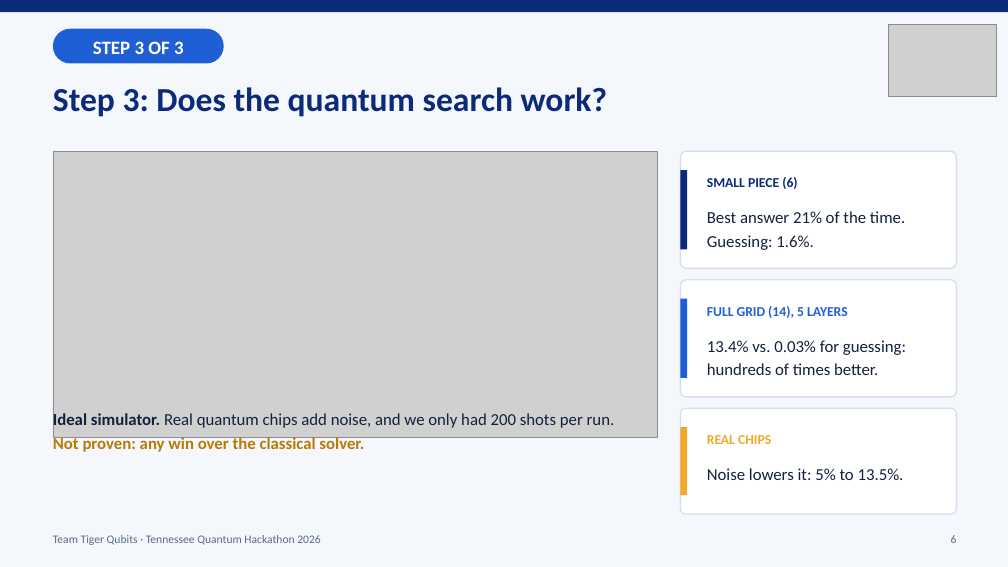
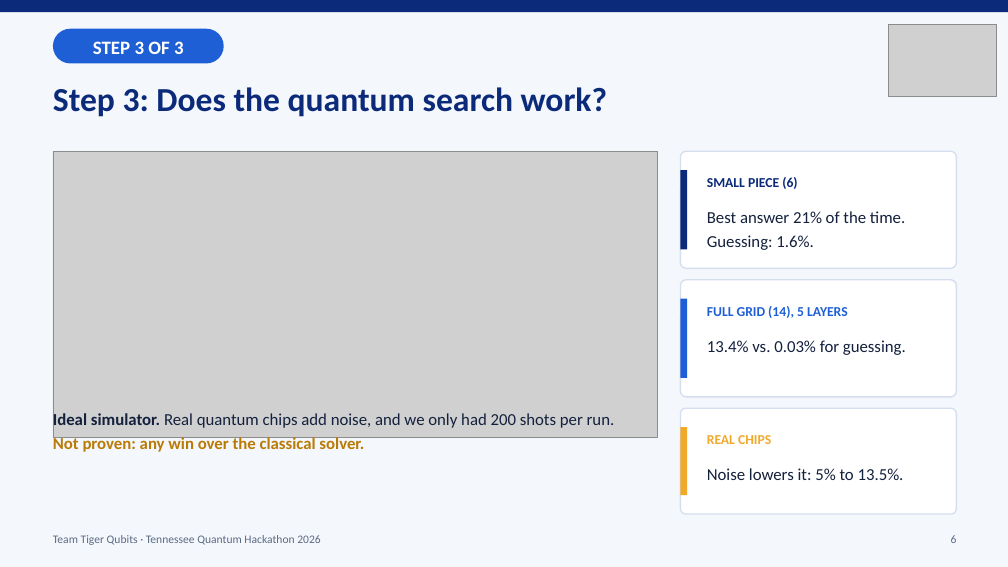
Before and after one commit to maalik313/pmu-placement-team, a slide deck: slide 6 of docs/deck/Tiger_Qubits_Pitch_v2.pptx. Drawn at 1008x567 pixels with LibreOffice and Linux fonts; fonts in the diff are those of the drawing; grey boxes stand for pictures. Boxes give left, top, right and bottom in pixels: in the first picture for what was removed or moved away, otherwise in the second. Text is boxed around its words. In the diff, an @@ line names an element or a change of style, - is before the commit and + after.

```diff
--- a/docs/deck/Tiger_Qubits_Pitch_v2.pptx
+++ b/docs/deck/Tiger_Qubits_Pitch_v2.pptx
@@ text at [707,340,906,355]: text changed @@
-13.4% vs. 0.03% for guessing: hundreds of times better.
+13.4% vs. 0.03% for guessing.
```
